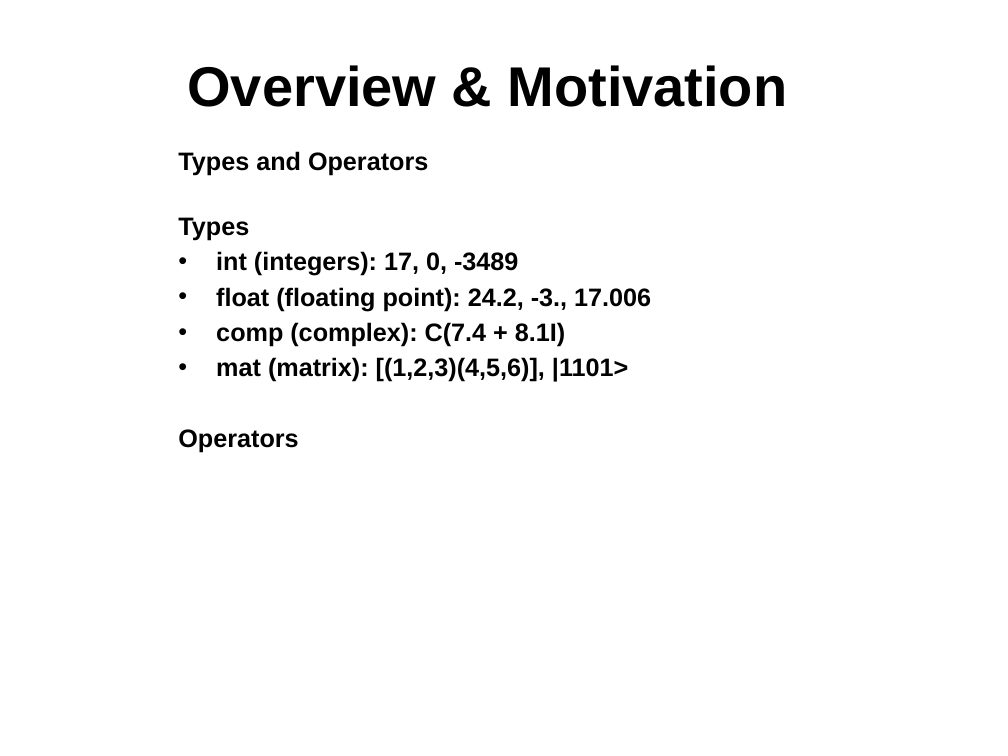
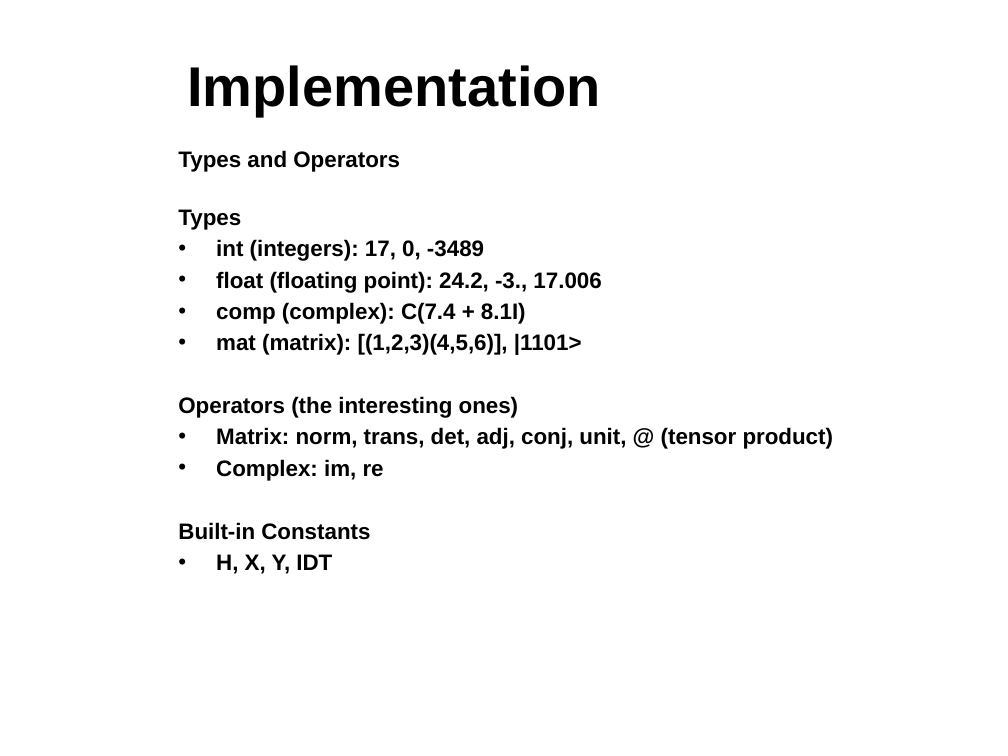
Before and after one commit to sdk21/PLT, a slide deck: slide 13 of Demo/Qlang.pptx (slide 4 before the commit). Drawn at 1008x756 pixels with LibreOffice and Linux fonts; fonts in the diff are those of the drawing; background and template pictures are left out. Boxes give left, top, right and bottom in pixels: in the first picture for what was removed or moved away, otherwise in the second. Text is boxed around its words. In the diff, an @@ line names an element or a change of style, - is before the commit and + after.

Commit message:
more updates to presentation

```diff
--- a/Demo/Qlang.pptx
+++ b/Demo/Qlang.pptx
@@ title at <box>187,65,600,116</box>: text changed @@
-Overview & Motivation
+Implementation
@@ text at <box>178,150,601,355</box>: size 18 to 16 pt in "Types and Operators", "Types", "int (integers): 17, 0, -3489", "float (floating point): 24.2, -3., 17.006" and 2 more places @@
@@ text at <box>178,396,834,574</box>: text changed; size 18 to 16 pt @@
-Operators
+Operators (the interesting ones)
+• Matrix: norm, trans, det, adj, conj, unit, @ (tensor product)
+• Complex: im, re
+Built-in Constants
+• H, X, Y, IDT
```
Also in this commit, not shown: 2 other slides changed, 4 slides added.
